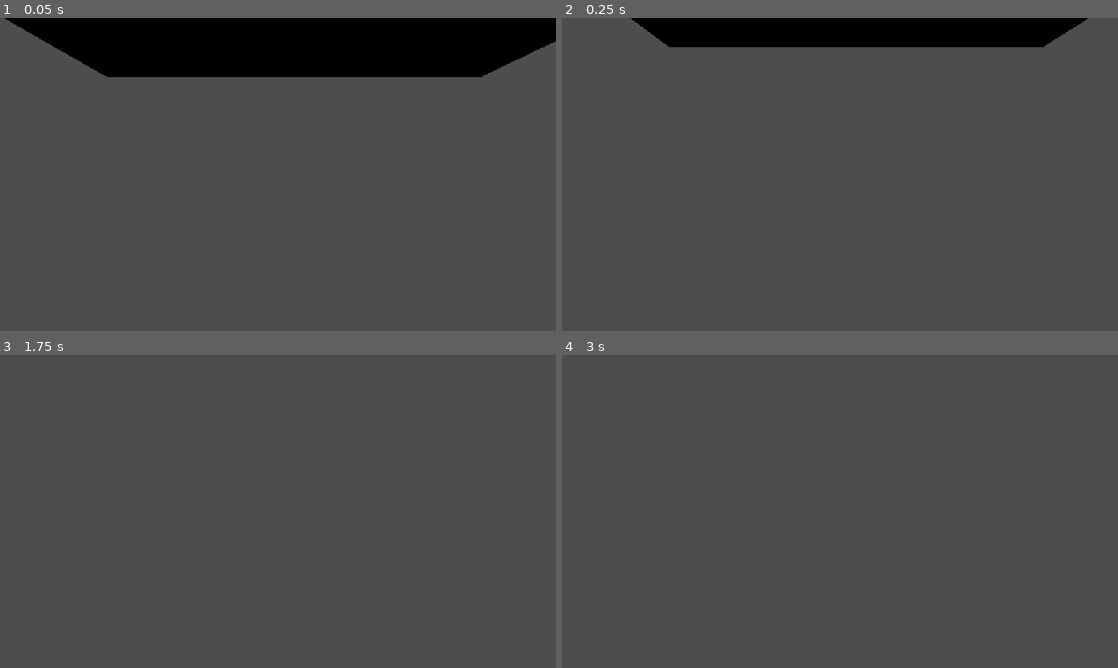
Above: before the commit, frames 1-4 (two rows, left to right).
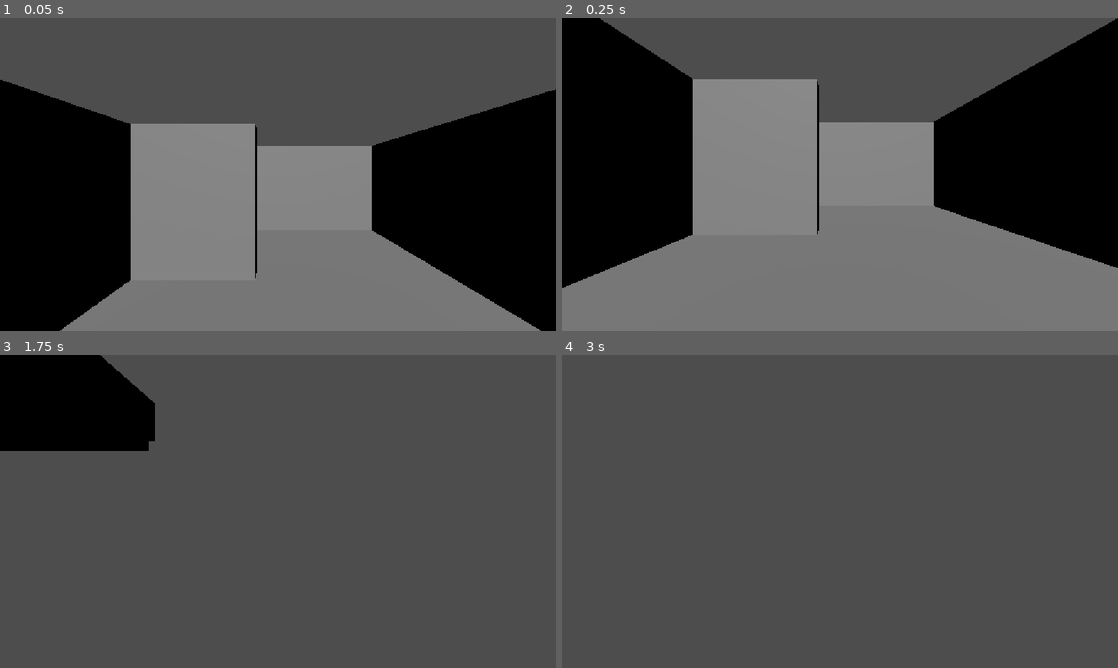
Above: after the commit, the same moments.

Repository: taurus-12uk/bounceBack
Game: Godot game, scene res://Level.tscn
The game is run twice, just before and just after one commit, with the same random seed, the same clock (stepped at 60 frames per second) and the same inputs.
Inputs:
- Up to frame 1 (0.05 s): no input
- Up to frame 2 (0.25 s): no input
- Up to frame 3 (1.75 s): tap Enter (ui_accept) at 0.5, 0.77, 1.52 s; hold Right (ui_right) 0.53-1.28 s; hold Down (ui_down) from 1.28 s (still down)
- Up to frame 4 (3 s): release Down (ui_down) at 2.03 s; hold Right (ui_right) 2.03-2.78 s; tap Enter (ui_accept) at 2.75 s; hold Up (ui_up) from 2.78 s (still down)

The runs differ from the first frame. In frame 1, 83% of the frame differs, in the area x 0-100%, y 0-100%; in frame 2, 89%; in frame 3, 7.7%; in frame 4, nothing differs.

Commit message:
Update Level.tscn

Diff:
--- a/bounce-back/Level.tscn
+++ b/bounce-back/Level.tscn
@@ -20,6 +20,7 @@
 [node name="Level" type="Node3D" unique_id=1735142640]
 
 [node name="player" parent="." unique_id=1403002175 instance=ExtResource("1_bexhn")]
+transform = Transform3D(0.3, 0, 0, 0, 0.3, 0, 0, 0, 0.3, 1.0188293, 0.6442484, 0)
 
 [node name="Node3D" type="Node3D" parent="." unique_id=679336077]
 transform = Transform3D(3.866436, 0, 0, 0, 0.20512502, 0, 0, 0, 4.1690598, 0, 0, 0)
@@ -151,4 +152,4 @@
 environment = SubResource("Environment_3quwm")
 
 [node name="DirectionalLight3D" type="DirectionalLight3D" parent="." unique_id=1822115764]
-transform = Transform3D(1, 0, 0, 0, -4.371139e-08, 1, 0, -1, -4.371139e-08, 0, 1.8732994, 0)
+transform = Transform3D(1, 0, 0, 0, 0.77273357, 0.6347305, 0, -0.6347305, 0.77273357, 0, 2.6820571, 2.7663016)
